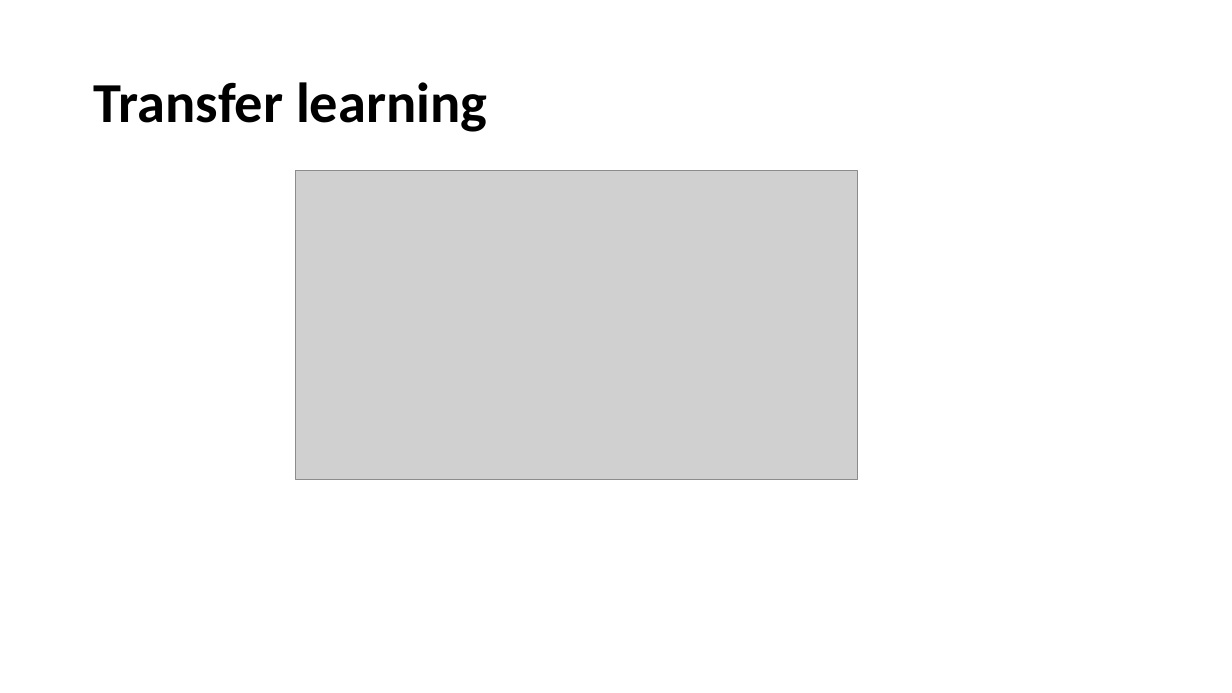
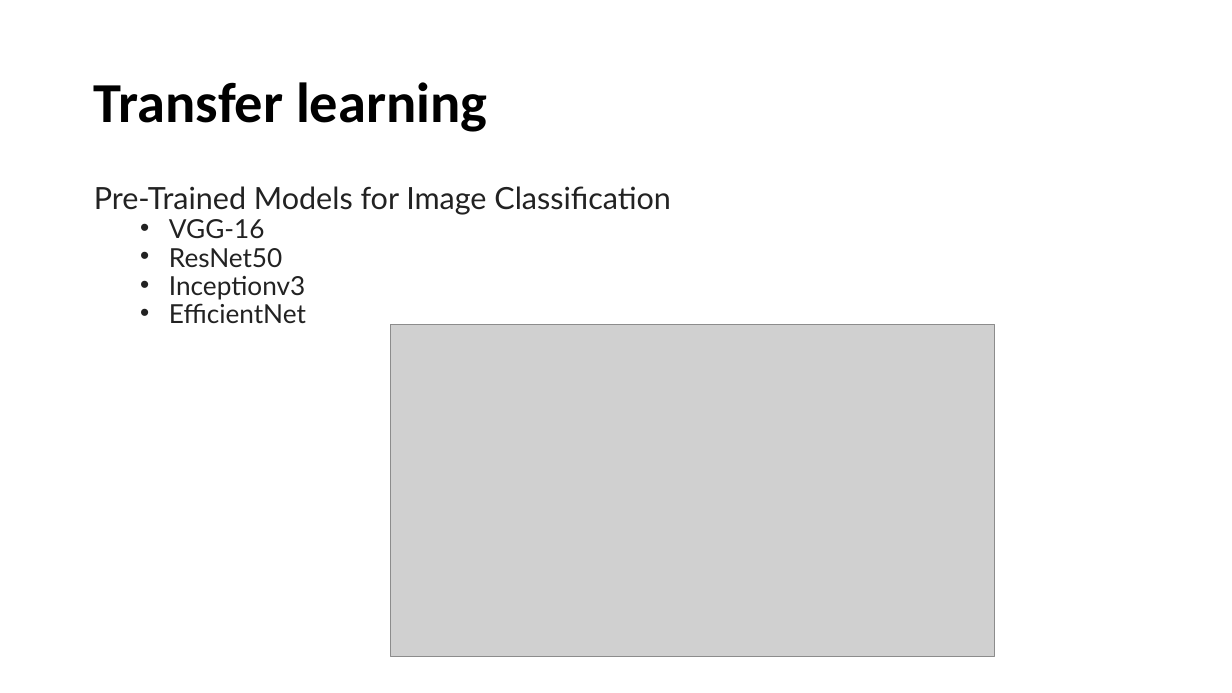
Before and after one commit to MatGhazi/Computer_vision, a slide deck: slide 13 of FaceRecognition/FaceRecognition.PPTX (slide 12 before the commit). Drawn at 1232x693 pixels with LibreOffice and Linux fonts; fonts in the diff are those of the drawing; grey boxes stand for pictures. Boxes give left, top, right and bottom in pixels: in the first picture for what was removed or moved away, otherwise in the second. Text is boxed around its words. In the diff, an @@ line names an element or a change of style, - is before the commit and + after.

```diff
--- a/FaceRecognition/FaceRecognition.PPTX
+++ b/FaceRecognition/FaceRecognition.PPTX
@@ text added at (94, 186, 671, 323), 23.8 pt, text #222222 @@
+Pre-Trained Models for Image Classification
+  • VGG-16
+  • ResNet50
+  • Inceptionv3
+  • EfficientNet
@@ picture: place and size @@
-picture at (296, 171, 858, 480)
+picture at (391, 324, 995, 656)
```
Also in this commit, not shown: 7 other slides changed, 2 slides added, 1 slide removed, 1 other file.
